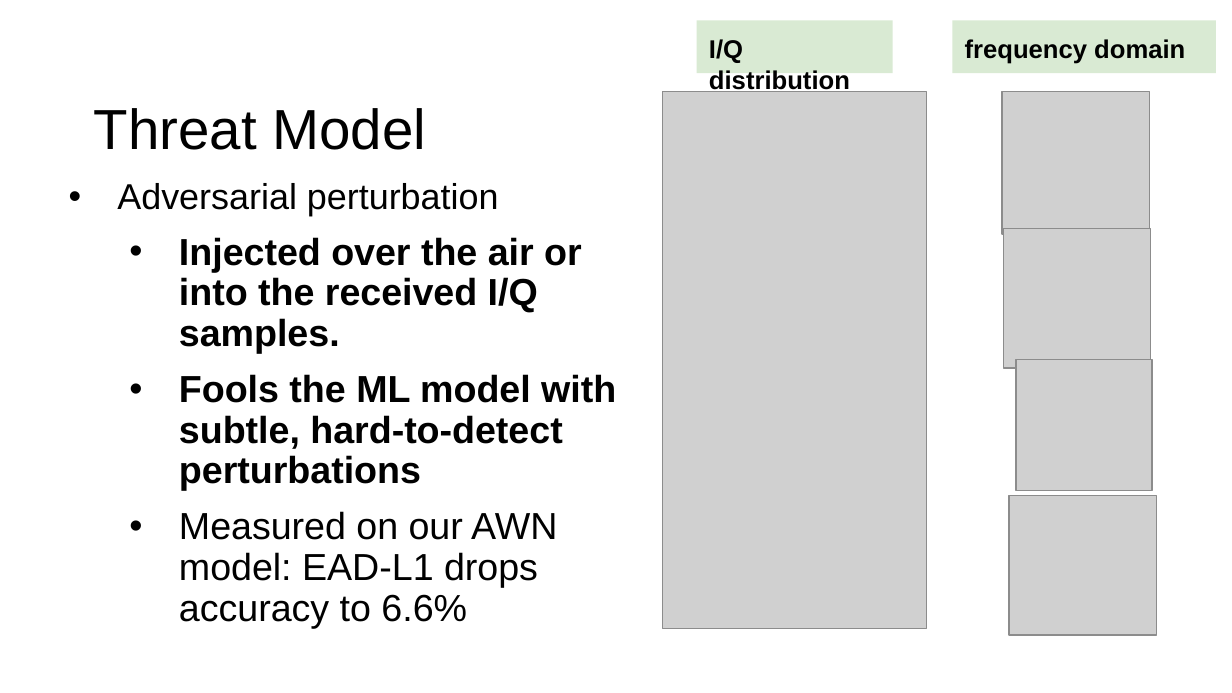
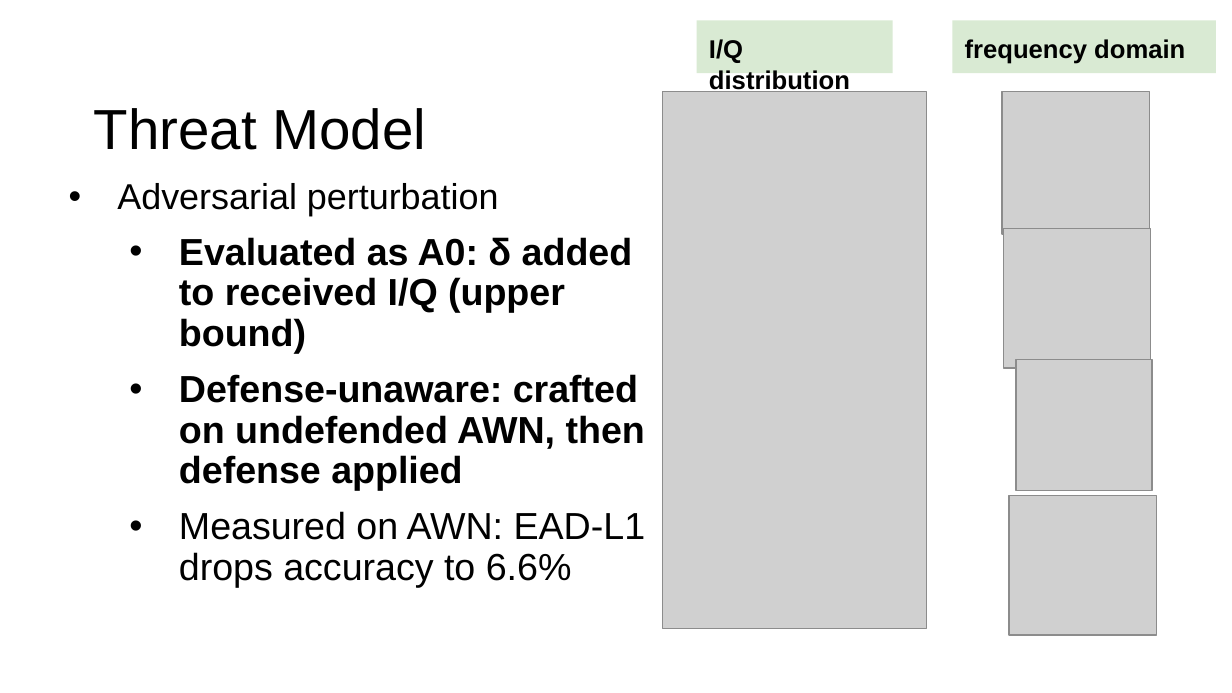
Before and after one commit to L-Lina/sdr-awn-spectrum-sensing-poc, a slide deck: slide 12 of paper_presentation_refined.pptx. Drawn at 1232x693 pixels with LibreOffice and Linux fonts; fonts in the diff are those of the drawing; grey boxes stand for pictures; background and template pictures are left out. Boxes give left, top, right and bottom in pixels: in the first picture for what was removed or moved away, otherwise in the second. Text is boxed around its words. In the diff, an @@ line names an element or a change of style, - is before the commit and + after.

```diff
--- a/paper_presentation_refined.pptx
+++ b/paper_presentation_refined.pptx
@@ text at [179,237,646,587]: text changed @@
-  • Injected over the air or into the received I/Q samples.
-  • Fools the ML model with subtle, hard-to-detect perturbations
-  • Measured on our AWN model: EAD-L1 drops accuracy to 6.6%
+  • Evaluated as A0: δ added to received I/Q (upper bound)
+  • Defense-unaware: crafted on undefended AWN, then defense applied
+  • Measured on AWN: EAD-L1 drops accuracy to 6.6%
```
Also in this commit, not shown: 6 other slides changed, 2 slides added.
